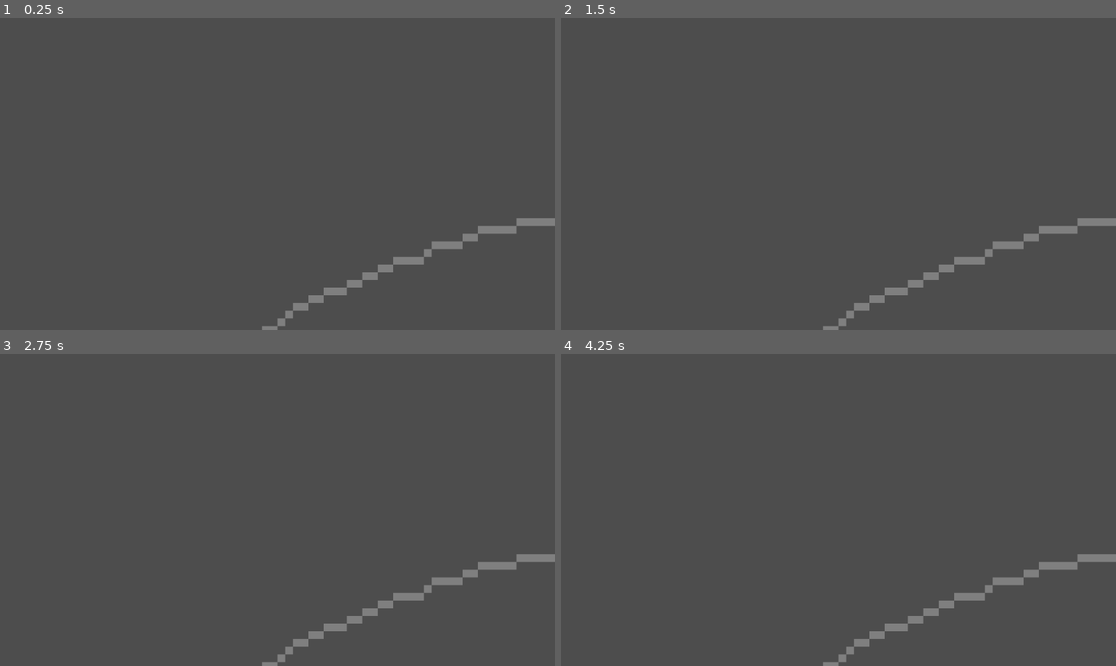
Above: before the commit, frames 1-4 (two rows, left to right).
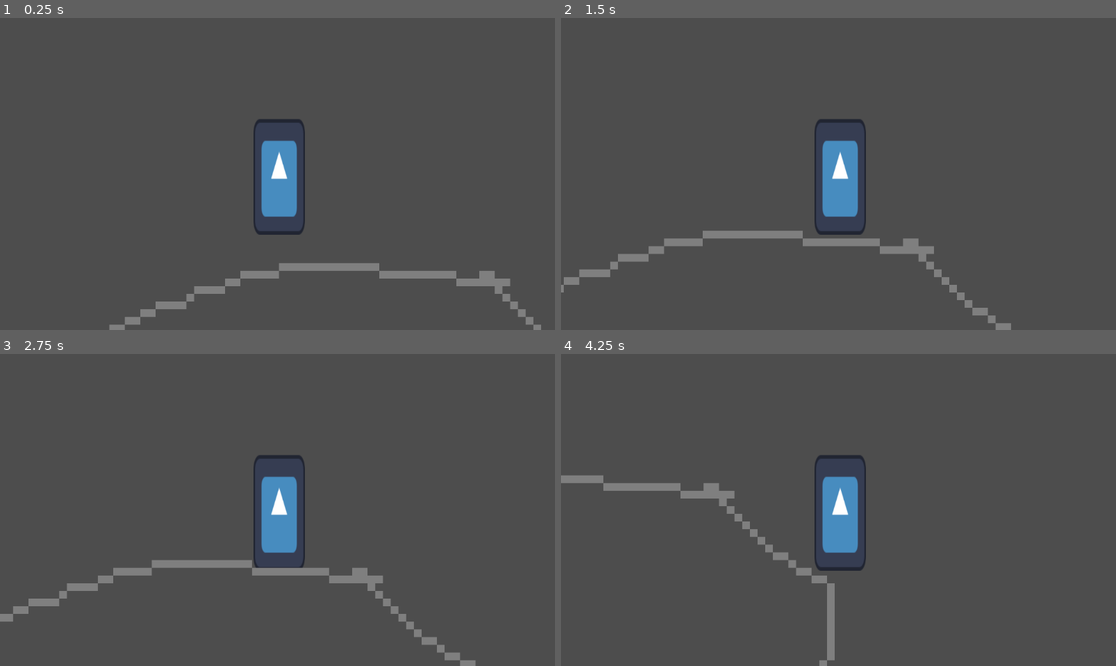
Above: after the commit, the same moments.

Repository: robertshepherdcpp/curiosity-calls
Game: Godot game, scene res://main.tscn
Same seed, same stepped clock (60 frames per second), same inputs: the game is played once before the commit and once after it. The engine's default icon, where the game draws it, is replaced by a stand-in: a white triangle on a blue panel in a dark square.
Inputs:
- Up to frame 1 (0.25 s): no input
- Up to frame 2 (1.5 s): tap Enter (ui_accept) at 0.5, 0.77 s; hold Right (ui_right) from 0.53 s (still down)
- Up to frame 3 (2.75 s): tap Enter (ui_accept) at 1.52 s; release Right (ui_right) at 2.03 s; hold Left (ui_left) from 2.03 s (still down)
- Up to frame 4 (4.25 s): release Left (ui_left) at 2.78 s; hold Right (ui_right) from 2.78 s (still down); tap Enter (ui_accept) at 3.02, 3.77 s

The runs differ from the first frame. In frame 1, 5.3% of the frame differs, in the area x 19-100%, y 32-100%; in frame 2, 5.4%, in the area x 0-100%, y 32-100%; in frame 3, 5.4%; in frame 4, 5.0%.

Commit message:
Update main.tscn

Diff:
--- a/curiosity-calls/main.tscn
+++ b/curiosity-calls/main.tscn
@@ -1,11 +1,11 @@
 [gd_scene format=4 uid="uid://bnx0adn6q37xn"]
 
-[ext_resource type="Script" uid="uid://b1yesva4w74fc" path="res://player.gd" id="1_h2yge"]
+[ext_resource type="Script" path="res://player.gd" id="1_h2yge"]
 [ext_resource type="Texture2D" uid="uid://br7wafhyvwvnm" path="res://icon.svg" id="1_ig7tw"]
 [ext_resource type="Texture2D" uid="uid://8l7svd517p8n" path="res://blank_sprite.png" id="2_0xm2m"]
 
 [sub_resource type="RectangleShape2D" id="RectangleShape2D_0xm2m"]
-size = Vector2(1159, 645)
+size = Vector2(113, 232)
 
 [sub_resource type="TileSetAtlasSource" id="TileSetAtlasSource_h2yge"]
 texture = ExtResource("2_0xm2m")
@@ -32,13 +32,16 @@
 script = ExtResource("1_h2yge")
 
 [node name="Sprite2D" type="Sprite2D" parent="Player" unique_id=1069591806]
-position = Vector2(145.49997, 81.37499)
-scale = Vector2(2.4296882, 1.7128906)
+position = Vector2(1072.5002, 208.125)
+scale = Vector2(0.8359381, 1.8769531)
 texture = ExtResource("1_ig7tw")
 
 [node name="CollisionShape2D" type="CollisionShape2D" parent="Player" unique_id=338957916]
-position = Vector2(578, 323)
+position = Vector2(1072.5001, 206.25)
 shape = SubResource("RectangleShape2D_0xm2m")
+
+[node name="Camera2D" type="Camera2D" parent="Player" unique_id=2142991230]
+position = Vector2(1069, 202)
 
 [node name="TileMapLayer" type="TileMapLayer" parent="." unique_id=746992067]
 tile_map_data = PackedByteArray("AABgABwAAAAAAAAAAABfABwAAAAAAAAAAABeABwAAAAAAAAAAABdABwAAAAAAAAAAABcABwAAAAAAAAAAABbAB …(2768 unchanged characters)…
